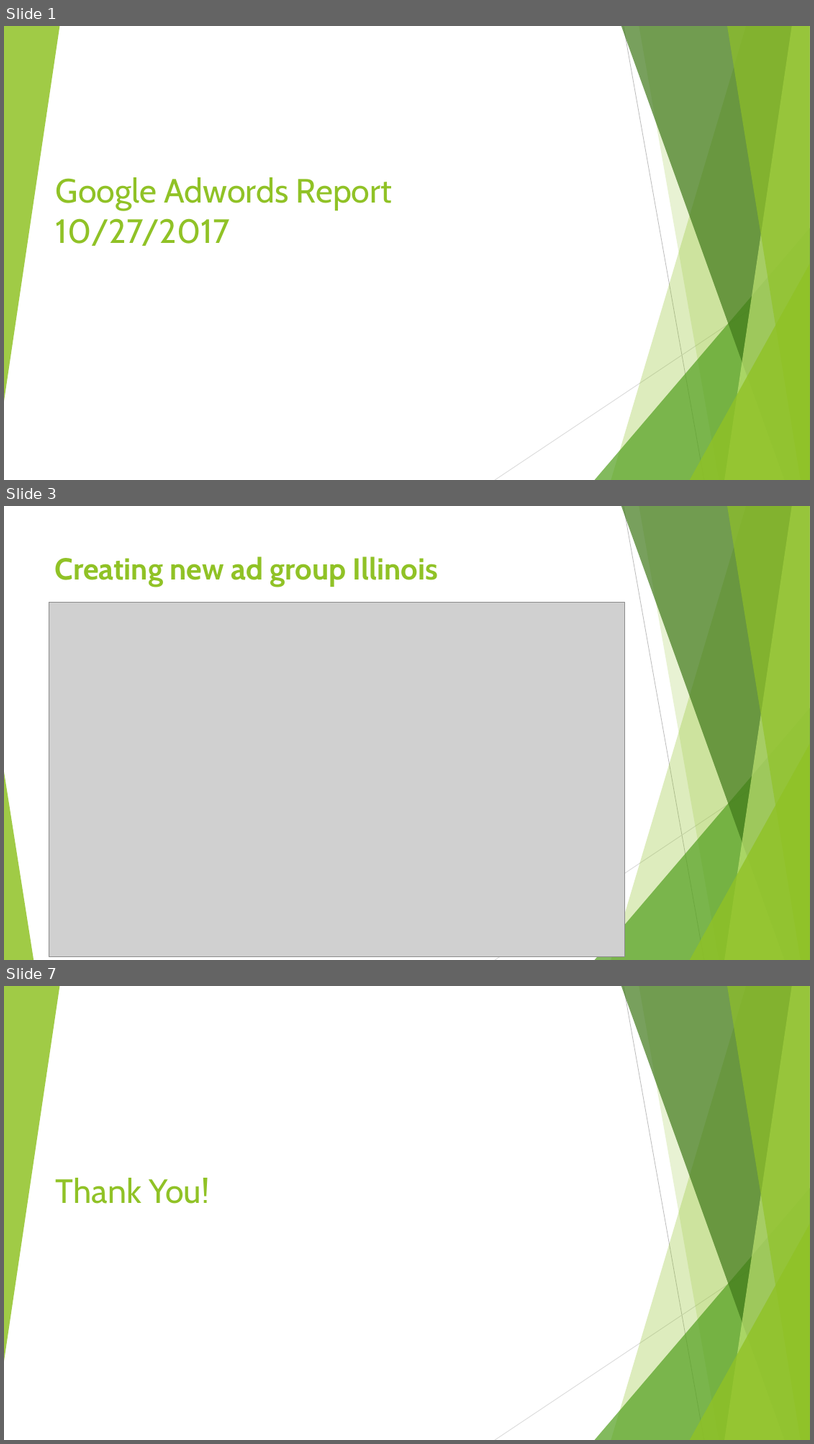
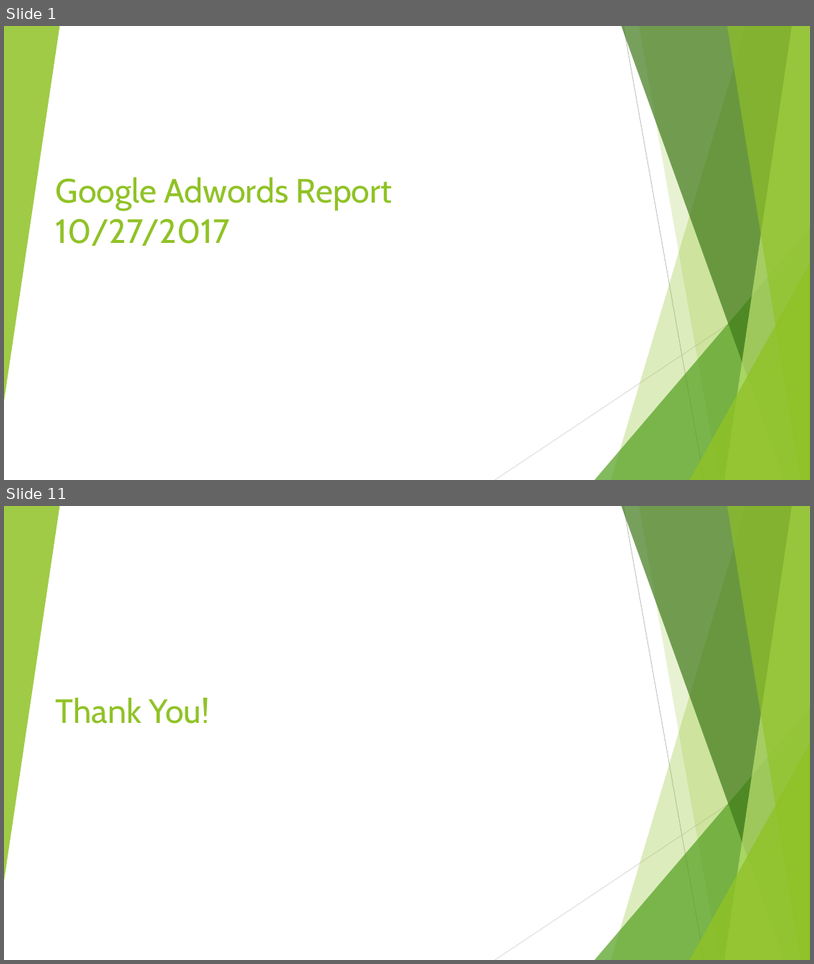
Before and after one commit to Felix9431/SEM, a slide deck: GoogleAdwords_Reports/10-27-2017_Adwords-Reeport.pptx. Shown one above the other, each under a label of ours: slides 1, 3 and 7 before the commit, slides 1 and 11 after it; the slides between them are not shown. The pictures are 814x1444 and 814x964 pixels, drawn with LibreOffice and Linux fonts; fonts in the diff are those of the drawing; grey boxes stand for pictures. Boxes give left, top, right and bottom in pixels: in the first picture for what was removed or moved away, otherwise in the second. Text is boxed around its words. In the diff, an @@ line names an element or a change of style, - is before the commit and + after.

```diff
--- a/GoogleAdwords_Reports/10-27-2017_Adwords-Reeport.pptx
+++ b/GoogleAdwords_Reports/10-27-2017_Adwords-Reeport.pptx
@@ slide 3 removed at [4,506,810,960], background #FFFFFF; not listed: 9 template elements that a slide beside it also shows @@
@@ title removed at [55,556,438,587] @@
-Creating new ad group Illinois
@@ picture removed at [49,602,625,957] @@
@@ triangle removed at [4,772,34,960] @@
@@ what was slide 7 is now slide 11 @@
```
Also in this commit, not shown: 4 slides changed, 5 slides added.
